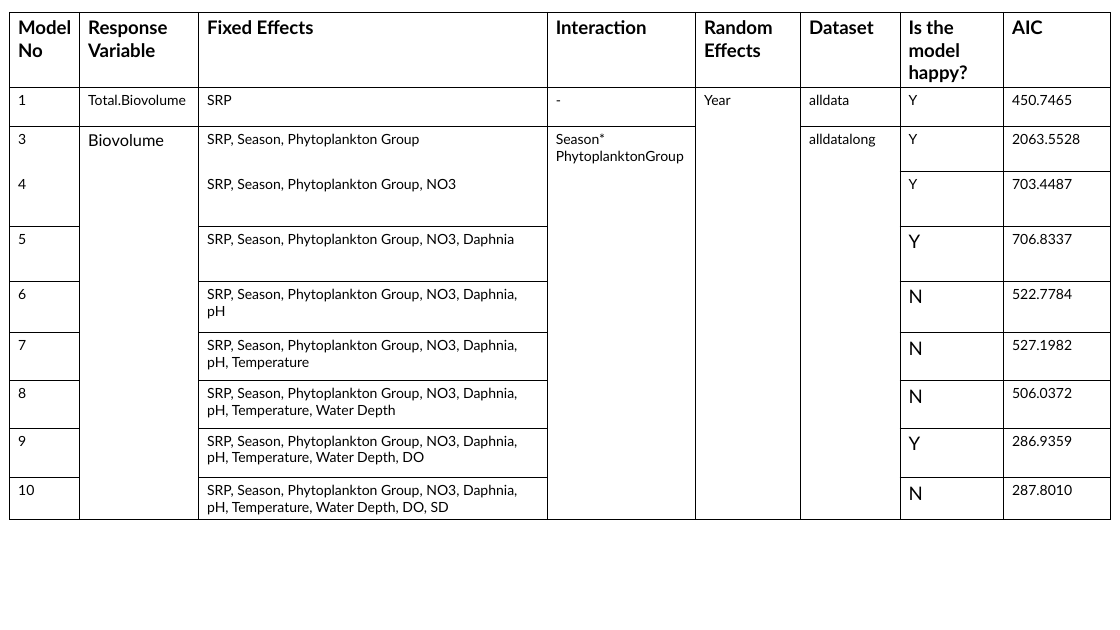
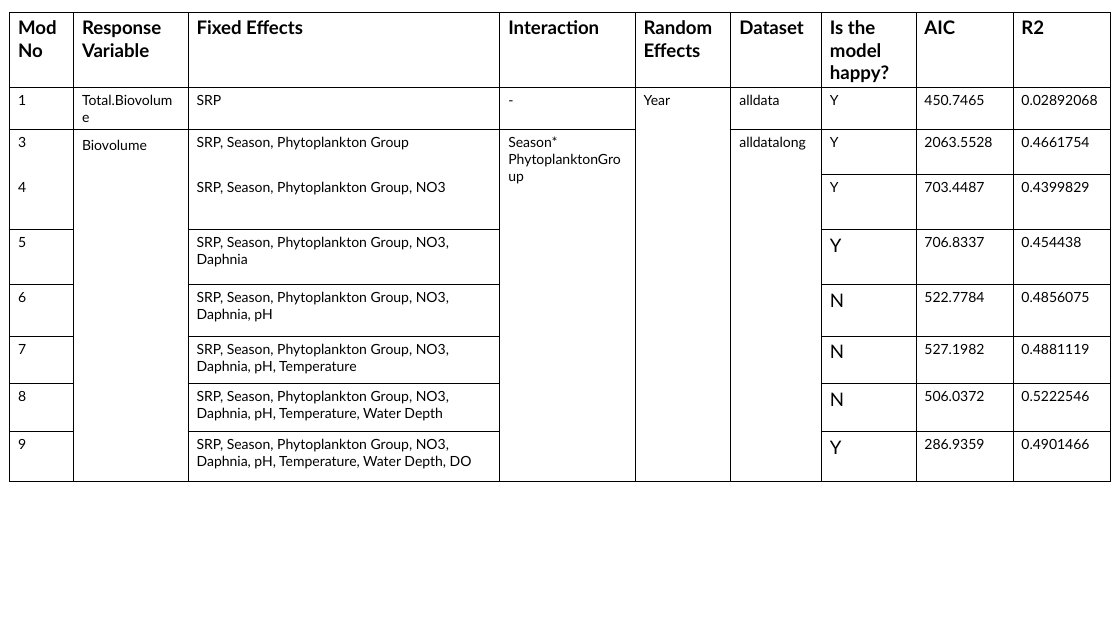
Before and after one commit to arielkoh02/dissertation-loch-leven, a slide deck: slide 3 of output/24.3.pptx. Drawn at 1120x630 pixels with LibreOffice and Linux fonts; fonts in the diff are those of the drawing. Boxes give left, top, right and bottom in pixels: in the first picture for what was removed or moved away, otherwise in the second. Text is boxed around its words. In the diff, an @@ line names an element or a change of style, - is before the commit and + after.

```diff
--- a/output/24.3.pptx
+++ b/output/24.3.pptx
@@ table at (x1=10, y1=13, x2=1109, y2=485) @@
-Model No | Response Variable | Fixed Effects | Interaction | Random Effects | Dataset | Is the model happy? | AIC
-1 | Total.Biovolume | SRP | - | Year | alldata | Y | 450.7465
-3 | Biovolume | SRP, Season, Phytoplankton Group | Season* / PhytoplanktonGroup |  | alldatalong | Y | 2063.5528
-4 |  | SRP, Season, Phytoplankton Group, NO3 |  |  |  |  | 
- |  |  |  |  |  | Y | 703.4487
-5 |  | SRP, Season, Phytoplankton Group, NO3, Daphnia |  |  |  | Y | 706.8337
-6 |  | SRP, Season, Phytoplankton Group, NO3, Daphnia, pH |  |  |  | N | 522.7784
-7 |  | SRP, Season, Phytoplankton Group, NO3, Daphnia, pH, Temperature |  |  |  | N | 527.1982
-8 |  | SRP, Season, Phytoplankton Group, NO3, Daphnia, pH, Temperature, Water Depth |  |  |  | N | 506.0372
-9 |  | SRP, Season, Phytoplankton Group, NO3, Daphnia, pH, Temperature, Water Depth, DO |  |  |  | Y | 286.9359
-10 |  | SRP, Season, Phytoplankton Group, NO3, Daphnia, pH, Temperature, Water Depth, DO, SD |  |  |  | N | 287.8010
+ModNo | Response Variable | Fixed Effects | Interaction | Random Effects | Dataset | Is the model happy? | AIC | R2
+1 | Total.Biovolume | SRP | - | Year | alldata | Y | 450.7465 | 0.02892068
+3 | Biovolume | SRP, Season, Phytoplankton Group | Season* / PhytoplanktonGroup |  | alldatalong | Y | 2063.5528 | 0.4661754
+4 |  | SRP, Season, Phytoplankton Group, NO3 |  |  |  |  |  | 
+ |  |  |  |  |  | Y | 703.4487 | 0.4399829
+5 |  | SRP, Season, Phytoplankton Group, NO3, Daphnia |  |  |  | Y | 706.8337 | 0.454438
+6 |  | SRP, Season, Phytoplankton Group, NO3, Daphnia, pH |  |  |  | N | 522.7784 | 0.4856075
+7 |  | SRP, Season, Phytoplankton Group, NO3, Daphnia, pH, Temperature |  |  |  | N | 527.1982 | 0.4881119
+8 |  | SRP, Season, Phytoplankton Group, NO3, Daphnia, pH, Temperature, Water Depth |  |  |  | N | 506.0372 | 0.5222546
+9 |  | SRP, Season, Phytoplankton Group, NO3, Daphnia, pH, Temperature, Water Depth, DO |  |  |  | Y | 286.9359 | 0.4901466
```
Also in this commit, not shown: 9 slides added, 10 slides removed, 3 other files.
